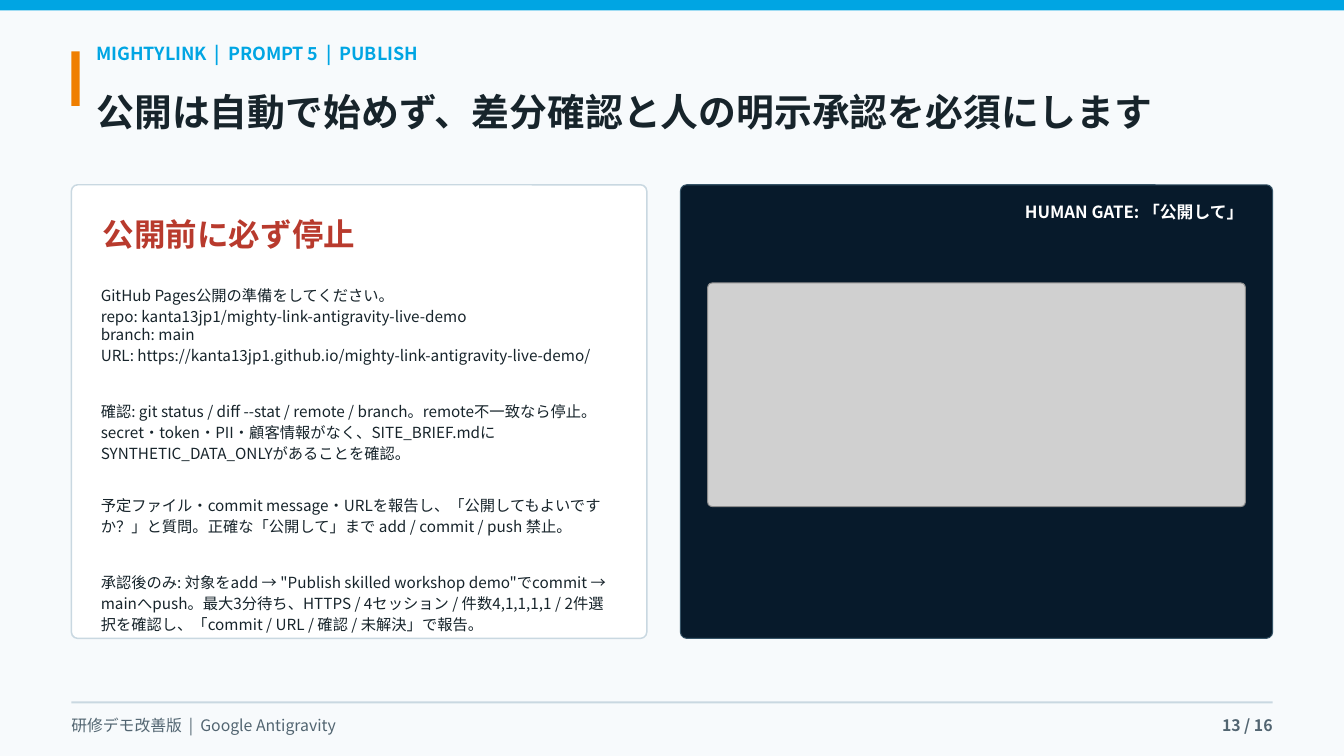
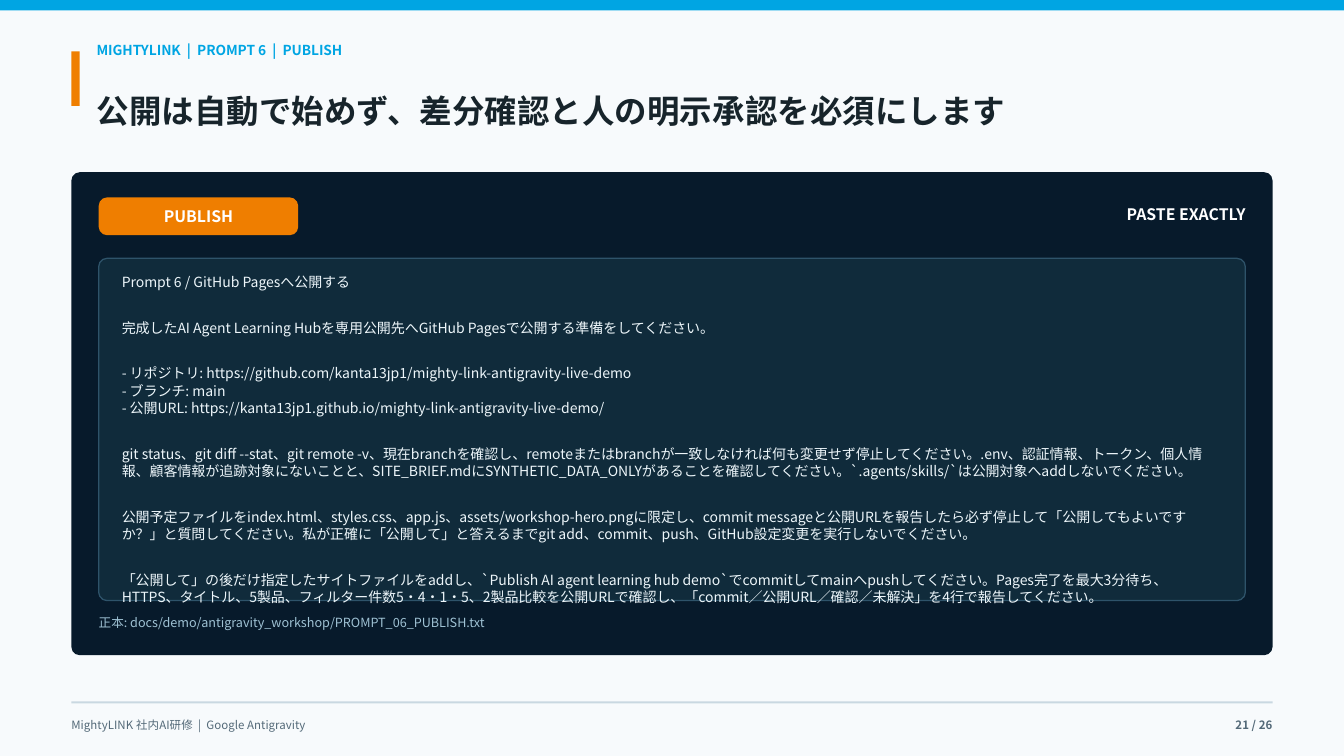
Before and after one commit to kanta13jp1/mighty-link-ai-connect, a slide deck: slide 21 of exports/mighty_skill_bridge_antigravity_user_guide_2026.pptx (slide 13 before the commit). Drawn at 1344x756 pixels with LibreOffice and Linux fonts; fonts in the diff are those of the drawing; grey boxes stand for pictures; background and template pictures are left out. Boxes give left, top, right and bottom in pixels: in the first picture for what was removed or moved away, otherwise in the second. Text is boxed around its words. In the diff, an @@ line names an element or a change of style, - is before the commit and + after.

Commit message:
feat: rebuild Antigravity agent workflow demo

```diff
--- a/exports/mighty_skill_bridge_antigravity_user_guide_2026.pptx
+++ b/exports/mighty_skill_bridge_antigravity_user_guide_2026.pptx
@@ text at (x1=97, y1=44, x2=343, y2=55): text changed; size 12.8 to 9.8 pt @@
-MIGHTYLINK | PROMPT 5 | PUBLISH
+MIGHTYLINK | PROMPT 6 | PUBLISH
@@ text "公開は自動で始めず、差分確認と人の明示承認を必須にします" at (x1=97, y1=95, x2=1006, y2=126): size 27 to 23.2 pt @@
@@ rounded rectangle added at (x1=72, y1=172, x2=1273, y2=655), fill #071A2B @@
@@ rounded rectangle removed at (x1=72, y1=185, x2=647, y2=638) @@
-公開前に必ず停止
@@ rounded rectangle added at (x1=99, y1=198, x2=298, y2=236), fill #EF7E00, 11.2 pt, text #FFFFFF, bold @@
+PUBLISH
@@ rounded rectangle removed at (x1=681, y1=185, x2=1273, y2=638) @@
-HUMAN GATE: 「公開して」
@@ text added at (x1=1127, y1=208, x2=1245, y2=220), 11.2 pt, text #FFFFFF, bold @@
+PASTE EXACTLY
@@ rounded rectangle added at (x1=99, y1=258, x2=1246, y2=601), fill #102B3B, outline #2E536A 0.9 pt @@
@@ text at (x1=122, y1=275, x2=1202, y2=603): text changed; size 10.9 to 10 pt; text colour #17242B to #EDF6FA @@
-GitHub Pages公開の準備をしてください。
-repo: kanta13jp1/mighty-link-antigravity-live-demo
-branch: main
-URL: https://kanta13jp1.github.io/mighty-link-antigravity-live-demo/
-確認: git status / diff --stat / remote / branch。remote不一致なら停止。secret・token・PII・顧客情報がなく、SITE_BRIEF.mdにSYNTHETIC_DATA_ONLYがあることを確認。
-予定ファイル・commit message・URLを報告し、「公開してもよいですか？」と質問。正確な「公開して」まで add / commit / push 禁止。
-承認後のみ: 対象をadd → "Publish skilled workshop demo"でcommit → mainへpush。最大3分待ち、HTTPS / 4セッション / 件数4,1,1,1,1 / 2件選択を確認し、「commit / URL / 確認 / 未解決」で報告。
+Prompt 6 / GitHub Pagesへ公開する
+完成したAI Agent Learning Hubを専用公開先へGitHub Pagesで公開する準備をしてください。
+- リポジトリ: https://github.com/kanta13jp1/mighty-link-antigravity-live-demo
+- ブランチ: main
+- 公開URL: https://kanta13jp1.github.io/mighty-link-antigravity-live-demo/
+git status、git diff --stat、git remote -v、現在branchを確認し、remoteまたはbranchが一致しなければ何も変更せず停止してください。.env、認証情報、トークン、個人情報、顧客情報が追跡対象にないことと、SITE_BRIEF.mdにSYNTHETIC_DATA_ONLYがあることを確認してください。`.agents/skills/`は公開対象へaddしないでください。
+公開予定ファイルをindex.html、styles.css、app.js、assets/workshop-hero.pngに限定し、commit messageと公開URLを報告したら必ず停止して「公開してもよいですか？」と質問してください。私が正確に「公開して」と答えるまでgit add、commit、push、GitHub設定変更を実行しないでください。
+「公開して」の後だけ指定したサイトファイルをaddし、`Publish AI agent learning hub demo`でcommitしてmainへpushしてください。Pages完了を最大3分待ち、HTTPS、タイトル、5製品、フィルター件数5・4・1・5、2製品比較を公開URLで確認し、「commit／公開URL／確認／未解決」を4行で報告してください。
@@ picture removed at (x1=708, y1=283, x2=1245, y2=507) @@
@@ text added at (x1=99, y1=616, x2=484, y2=630), 9 pt, text #9FC2D4 @@
+正本: docs/demo/antigravity_workshop/PROMPT_06_PUBLISH.txt
@@ text at (x1=71, y1=719, x2=305, y2=732): text changed; size 11.2 to 8.2 pt; text colour #526571 to #536978 @@
-研修デモ改善版 | Google Antigravity
+MightyLINK 社内AI研修 | Google Antigravity
@@ text at (x1=1235, y1=720, x2=1273, y2=729): text changed; size 11.2 to 8.2 pt; text colour #526571 to #536978 @@
-13 / 16
+21 / 26
```
Also in this commit, not shown: 6 other slides changed, 19 slides added, 9 slides removed, 25 other files.
